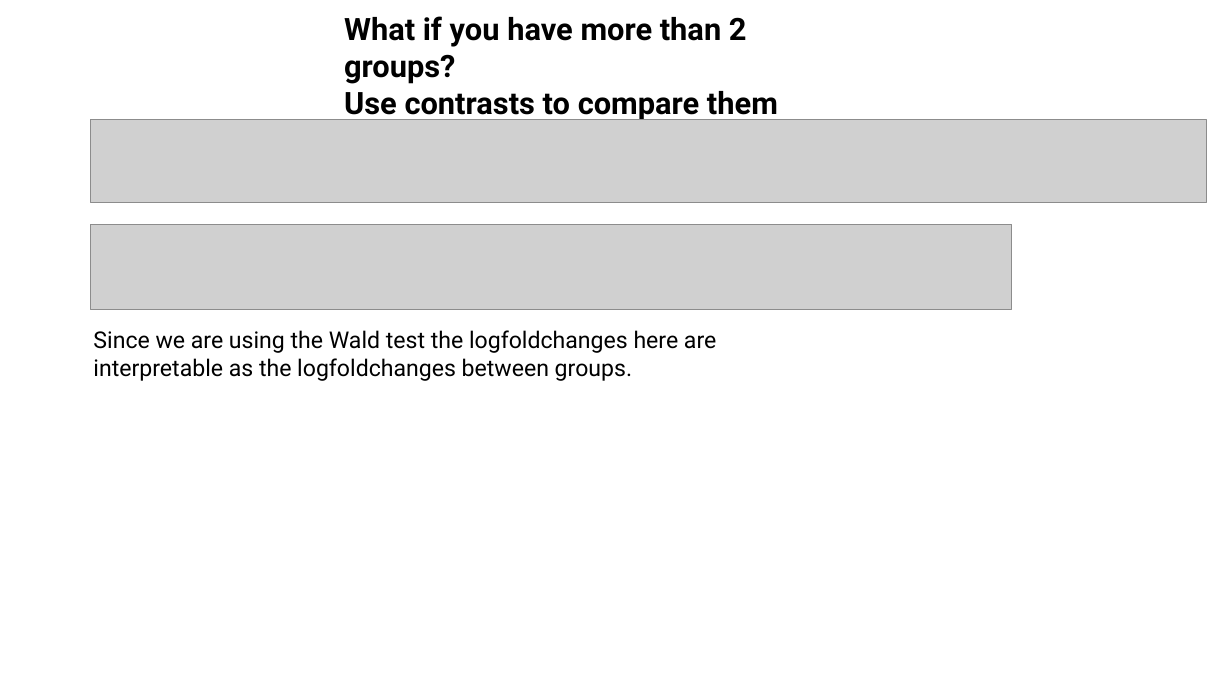
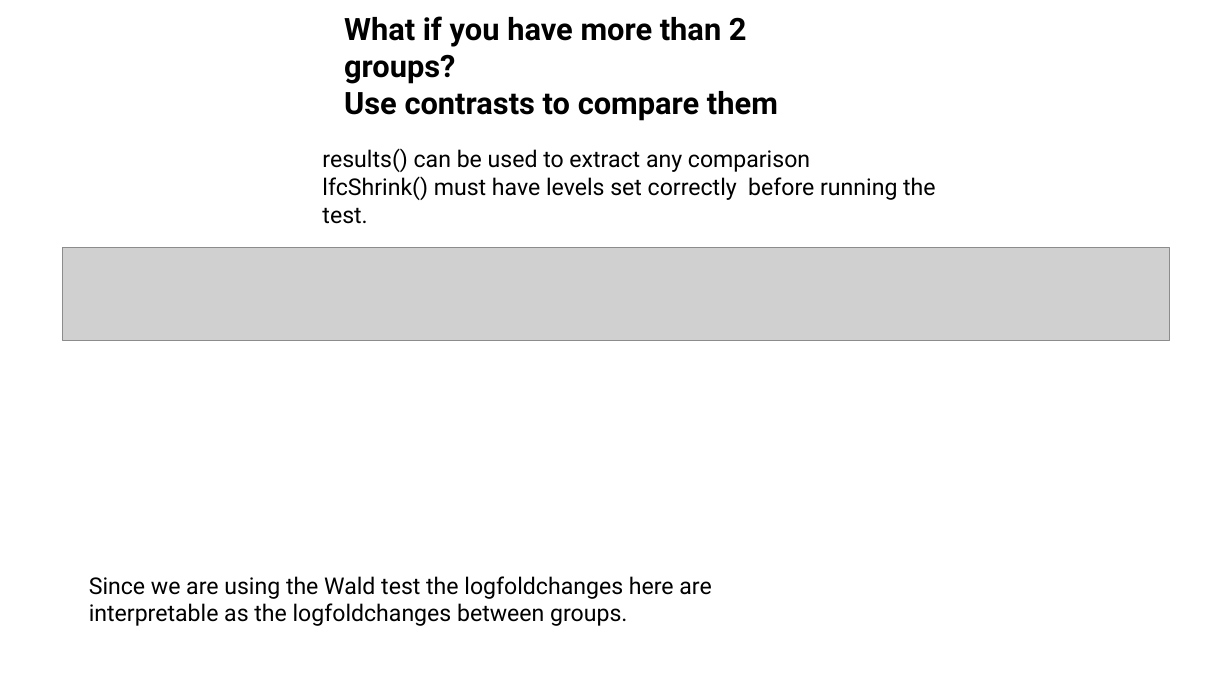
Before and after one commit to jraab/GNET749_RNAseq, a slide deck: slide 4 of lectures/2024_GNET_Class6_Viz_ExpDesign.pptx. Drawn at 1232x693 pixels with LibreOffice and Linux fonts; fonts in the diff are those of the drawing; grey boxes stand for pictures. Boxes give left, top, right and bottom in pixels: in the first picture for what was removed or moved away, otherwise in the second. Text is boxed around its words. In the diff, an @@ line names an element or a change of style, - is before the commit and + after.

```diff
--- a/lectures/2024_GNET_Class6_Viz_ExpDesign.pptx
+++ b/lectures/2024_GNET_Class6_Viz_ExpDesign.pptx
@@ picture removed at [91,119,1206,202] @@
@@ text added at [322,148,935,200], 18 pt, text #000000 @@
+results() can be used to extract any comparison
+lfcShrink() must have levels set correctly before running the test.
@@ picture removed at [91,225,1012,310] @@
@@ picture added at [62,248,1170,340] @@
@@ text "Since we are using the ...": place and size @@
-text "Since we are using the ..." at [93,330,716,381]
+text "Since we are using the ..." at [89,576,711,626]
```
Also in this commit, not shown: 14 other slides changed, 9 slides added, 5 slides removed, 16 other files.
